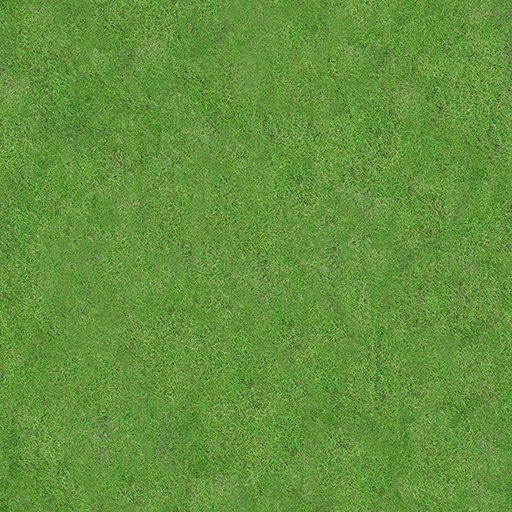
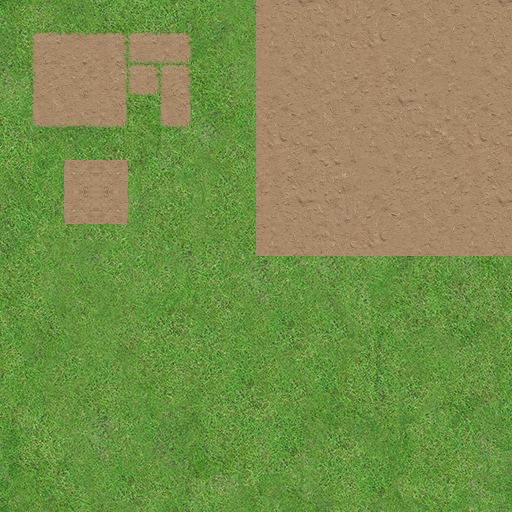
Before/after of a 512×512 layered artwork. What changed in the layer stack:
added layer "Layer 8 copy 3" above "Layer 8 copy 2" over [96,158,130,192]
added layer "Layer 8 copy 2" over [32,0,512,256]
